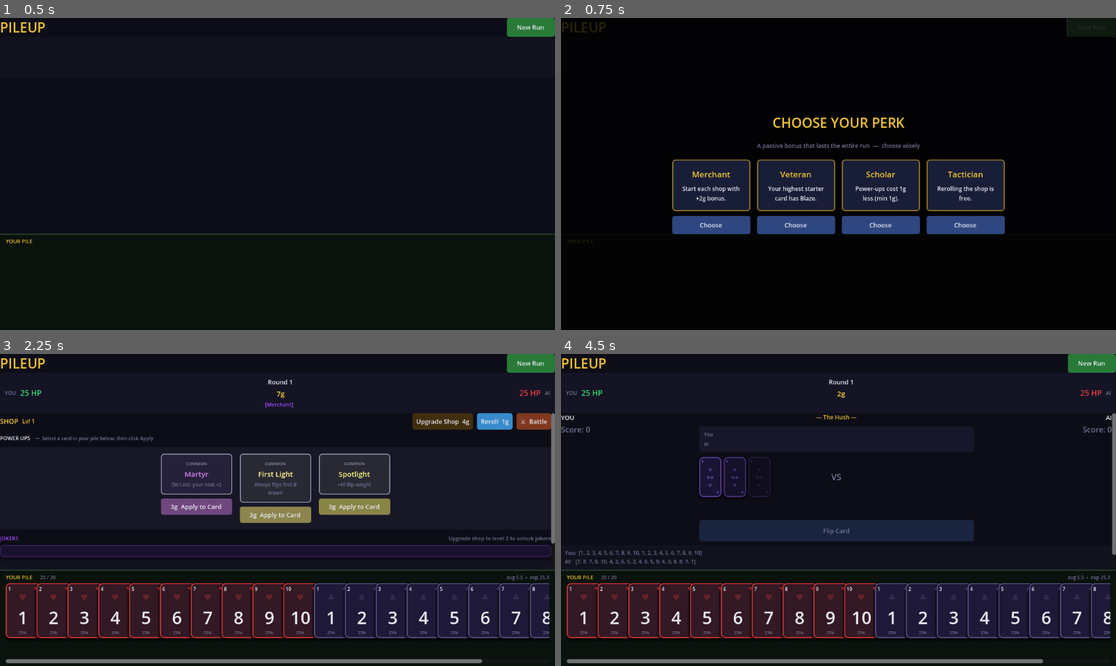
Above: before the commit, frames 1-4 (two rows, left to right).
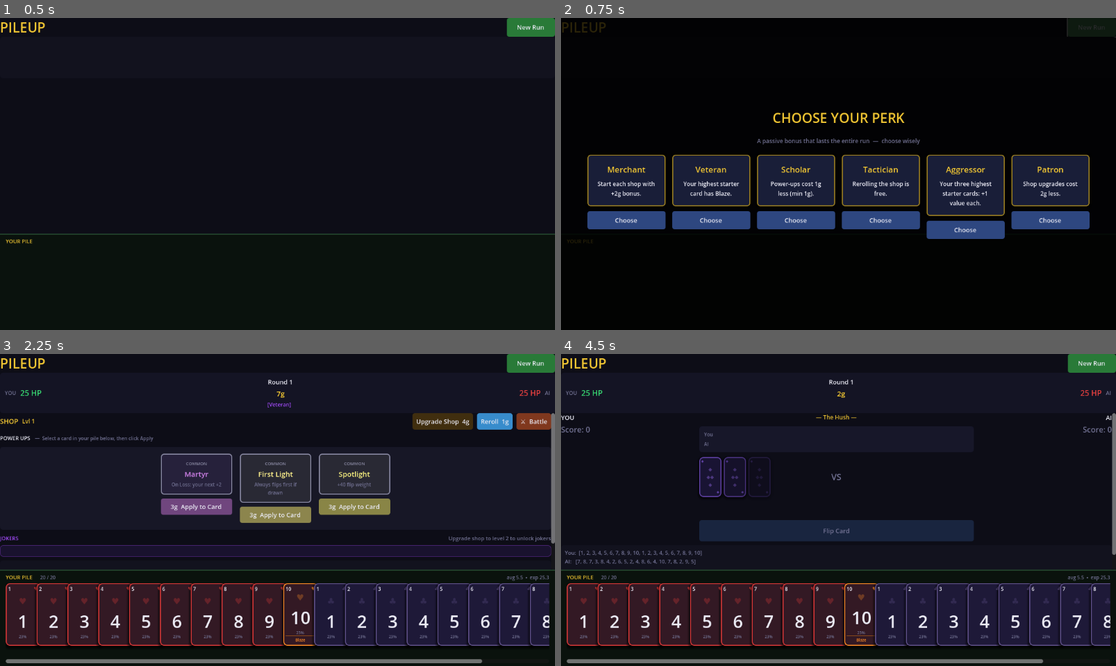
Above: after the commit, the same moments.

Repository: Idosiloni/pileup
Game: Godot game, scene res://scenes/Main.tscn
Same seed, same stepped clock (60 frames per second), same inputs: the game is played once before the commit and once after it.
Inputs:
- Up to frame 1 (0.5 s): no input
- Up to frame 2 (0.75 s): click "New Run" at 0.5 s
- Up to frame 3 (2.25 s): click "New Run" at 1.25 s; click "Choose" at 2 s
- Up to frame 4 (4.5 s): click "Upgrade Shop 4g" at 2.75 s; click "Reroll 1g" at 3.5 s; click "⚔ Battle" at 4.25 s

Frame 1 is identical in both runs. In frame 2, 13% of the frame differs, in the area x 4-96%, y 30-71%; in frame 3, 4.3%; in frame 4, 4.3%.

Commit message:
Add aggressor/patron perks, expand AI ability pool, patron discount wiring
New perks: aggressor (+1 to 3 highest starter cards), patron (shop upgrades -2g).
AI ability pool expanded from 5 to 15 abilities including pierce, echo, bully etc.
effective_shop_upgrade_cost() centralizes patron discount; Main.gd shows dynamic cost.

Co-Authored-By: Claude Sonnet 4.6 <noreply@anthropic.com>

Diff:
--- a/godot/scenes/Main.gd
+++ b/godot/scenes/Main.gd
@@ -566,7 +566,7 @@
 		upg_btn.text     = "Max Level"
 		upg_btn.disabled = true
 	else:
-		upg_btn.text     = "Upgrade Shop  " + str(RunEngine.SHOP_UPGRADE_COST) + "g"
+		upg_btn.text     = "Upgrade Shop  " + str(RunEngine.effective_shop_upgrade_cost(run_state)) + "g"
 		upg_btn.disabled = not RunEngine.can_upgrade_shop(run_state)
 	render_shop_power_ups()
 	render_joker_shop()
@@ -1419,6 +1419,7 @@
 		upg_btn.text     = "Max Level"
 		upg_btn.disabled = true
 	else:
+		upg_btn.text     = "Upgrade Shop  " + str(RunEngine.effective_shop_upgrade_cost(run_state)) + "g"
 		upg_btn.disabled = not RunEngine.can_upgrade_shop(run_state)
 	render_shop_power_ups()
 	render_joker_shop()
--- a/godot/scripts/engine/Cards.gd
+++ b/godot/scripts/engine/Cards.gd
@@ -23,14 +23,18 @@
 	for _i in range(10): suits.append("red")
 	for _i in range(10): suits.append("black")
 	suits.shuffle()
-	var ability_pool = ["valor", "spite", "blaze", "martyr", "spotlight"]
+	var ability_pool = [
+		"valor", "spite", "blaze", "martyr", "spotlight",
+		"pierce", "echo", "shield", "avenger", "bully",
+		"coin_press", "comeback", "phoenix", "draw_power", "resilience"
+	]
 	for i in range(20):
 		var r       = randf()
 		var ability = ""
 		var weight  = 0
-		if r < 0.20:
+		if r < 0.25:
 			ability = ability_pool[randi() % ability_pool.size()]
-		elif r < 0.35:
+		elif r < 0.38:
 			weight = 50
 		elif r < 0.50:
 			weight = -50
--- a/godot/scripts/engine/RunEngine.gd
+++ b/godot/scripts/engine/RunEngine.gd
@@ -15,6 +15,8 @@
 	"veteran":     {"id": "veteran",     "name": "Veteran",     "description": "Your highest starter card has Blaze."},
 	"scholar":     {"id": "scholar",     "name": "Scholar",     "description": "Power-ups cost 1g less (min 1g)."},
 	"tactician":   {"id": "tactician",   "name": "Tactician",   "description": "Rerolling the shop is free."},
+	"aggressor":   {"id": "aggressor",   "name": "Aggressor",   "description": "Your three highest starter cards: +1 value each."},
+	"patron":      {"id": "patron",      "name": "Patron",      "description": "Shop upgrades cost 2g less."},
 }
 
 func make_run() -> Dictionary:
@@ -48,6 +50,16 @@
 		nc["abilities"] = abls
 		cards[best_idx] = nc
 		new_run["player_pile"]["cards"] = cards
+	elif perk_id == "aggressor":
+		var cards = new_run["player_pile"]["cards"].duplicate(true)
+		var sorted_idxs = range(cards.size())
+		sorted_idxs.sort_custom(func(a, b): return cards[a]["value"] > cards[b]["value"])
+		for rank in range(mini(3, sorted_idxs.size())):
+			var idx = sorted_idxs[rank]
+			var nc = cards[idx].duplicate(true)
+			nc["value"] = nc["value"] + 1
+			cards[idx] = nc
+		new_run["player_pile"]["cards"] = cards
 	return new_run
 
 func effective_pile_cap(run: Dictionary) -> int:
@@ -72,8 +84,11 @@
 	if run.get("jokers", []).has(joker_id): return false
 	return run["gold"] >= Jokers.JOKERS[joker_id]["cost"]
 
+func effective_shop_upgrade_cost(run: Dictionary) -> int:
+	return maxi(1, SHOP_UPGRADE_COST - (2 if run.get("perk") == "patron" else 0))
+
 func can_upgrade_shop(run: Dictionary) -> bool:
-	return run.get("shop_level", 1) < MAX_SHOP_LEVEL and run["gold"] >= SHOP_UPGRADE_COST
+	return run.get("shop_level", 1) < MAX_SHOP_LEVEL and run["gold"] >= effective_shop_upgrade_cost(run)
 
 func sell_card(run: Dictionary, card_id: String) -> Dictionary:
 	if run.get("sells_used_this_shop", 0) >= 1: return run
@@ -139,7 +154,7 @@
 func upgrade_shop(run: Dictionary) -> Dictionary:
 	if not can_upgrade_shop(run): return run
 	var new_run = run.duplicate(true)
-	new_run["gold"] -= SHOP_UPGRADE_COST
+	new_run["gold"] -= effective_shop_upgrade_cost(run)
 	new_run["shop_level"] = run.get("shop_level", 1) + 1
 	return new_run
 
